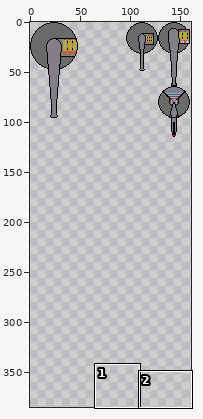
File history of a pixel-art file, assets/Aesprite/Weapons_Tileset.aseprite. The picture above shows the old version from afar; the outline marks the close-up.
Close-up. Earlier state:
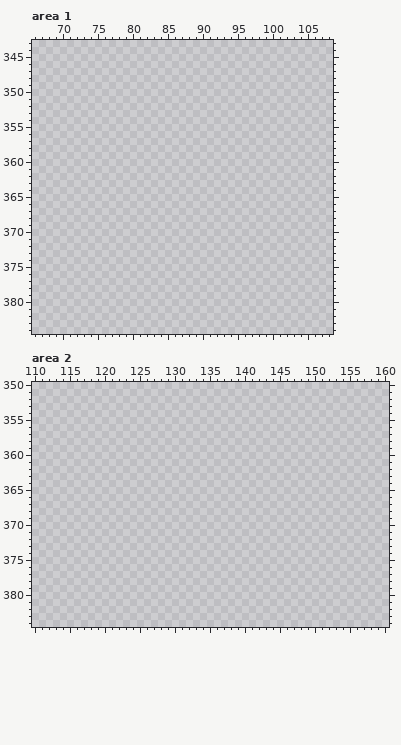
161x385 pixels, 1 frame. Shown: area 1: x 66..108, y 343..384; area 2: x 110..160, y 350..384.
New version:
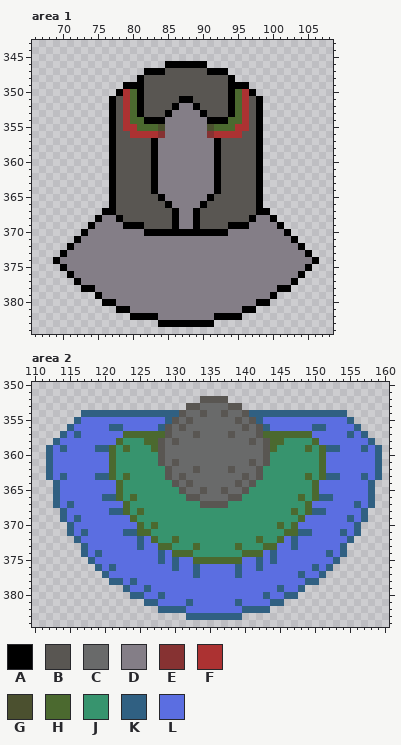
Palette (. is transparent): A #000000  B #595652  C #696a6a  D #847e87  E #863232  F #ac3232  G #4b502f  H #4b692f  J #37946e  K #306082  L #5b6ee1
Change:
--- area 1
@@ x 66..108 @@
 345 ...........................................
-346 ...........................................
-347 ...........................................
-348 ...........................................
-349 ...........................................
-350 ...........................................
-351 ...........................................
-352 ...........................................
-353 ...........................................
-354 ...........................................
-355 ...........................................
-356 ...........................................
-357 ...........................................
-358 ...........................................
-359 ...........................................
-360 ...........................................
-361 ...........................................
-362 ...........................................
-363 ...........................................
-364 ...........................................
-365 ...........................................
-366 ...........................................
-367 ...........................................
-368 ...........................................
-369 ...........................................
-370 ...........................................
-371 ...........................................
-372 ...........................................
-373 ...........................................
-374 ...........................................
-375 ...........................................
-376 ...........................................
-377 ...........................................
-378 ...........................................
-379 ...........................................
-380 ...........................................
-381 ...........................................
-382 ...........................................
-383 ...........................................
+346 ...................AAAAAA..................
+347 ................AAABBBBBBAAA...............
+348 ...............ABBBBBBBBBBBBA..............
+349 .............AAABBBBBBBBBBBBAAA............
+350 ............AFHABBBBBBBBBBBBAHFA...........
+351 ...........ABFHABBBBBAABBBBBAHFBA..........
+352 ...........ABFHABBBBADDABBBBAHFBA..........
+353 ...........ABFHABBBADDDDABBBAHFBA..........
+354 ...........ABFHHAAADDDDDDAAAHHFBA..........
+355 ...........ABFFHHHGDDDDDDGHHHFFBA..........
+356 ...........ABBFFFFEDDDDDDEFFFFBBA..........
+357 ...........ABBBBBADDDDDDDDABBBBBA..........
+358 ...........ABBBBBADDDDDDDDABBBBBA..........
+359 ...........ABBBBBADDDDDDDDABBBBBA..........
+360 ...........ABBBBBADDDDDDDDABBBBBA..........
+361 ...........ABBBBBADDDDDDDDABBBBBA..........
+362 ...........ABBBBBADDDDDDDDABBBBBA..........
+363 ...........ABBBBBADDDDDDDDABBBBBA..........
+364 ...........ABBBBBADDDDDDDDABBBBBA..........
+365 ...........ABBBBBBADDDDDDABBBBBBA..........
+366 ...........ABBBBBBBADDDDABBBBBBBA..........
+367 ..........AABBBBBBBBADDABBBBBBBBAA.........
+368 .........ADDABBBBBBBADDABBBBBBBADDA........
+369 ........ADDDDAAABBBBADDABBBBAAADDDDA.......
+370 .......ADDDDDDDDAAAAAAAAAAAADDDDDDDDA......
+371 ......ADDDDDDDDDDDDDDDDDDDDDDDDDDDDDDA.....
+372 .....ADDDDDDDDDDDDDDDDDDDDDDDDDDDDDDDDA....
+373 ....ADDDDDDDDDDDDDDDDDDDDDDDDDDDDDDDDDDA...
+374 ...ADDDDDDDDDDDDDDDDDDDDDDDDDDDDDDDDDDDDA..
+375 ....ADDDDDDDDDDDDDDDDDDDDDDDDDDDDDDDDDDA...
+376 .....ADDDDDDDDDDDDDDDDDDDDDDDDDDDDDDDDA....
+377 ......ADDDDDDDDDDDDDDDDDDDDDDDDDDDDDDA.....
+378 .......AADDDDDDDDDDDDDDDDDDDDDDDDDDAA......
+379 .........ADDDDDDDDDDDDDDDDDDDDDDDDA........
+380 ..........AADDDDDDDDDDDDDDDDDDDDAA.........
+381 ............AADDDDDDDDDDDDDDDDAA...........
+382 ..............AAAADDDDDDDDAAAA.............
+383 ..................AAAAAAAA.................
 384 ...........................................
--- area 2
@@ x 110..160 @@
 351 ...................................................
-352 ...................................................
-353 ...................................................
-354 ...................................................
-355 ...................................................
-356 ...................................................
-357 ...................................................
-358 ...................................................
-359 ...................................................
-360 ...................................................
-361 ...................................................
-362 ...................................................
-363 ...................................................
-364 ...................................................
-365 ...................................................
-366 ...................................................
-367 ...................................................
-368 ...................................................
-369 ...................................................
-370 ...................................................
-371 ...................................................
-372 ...................................................
-373 ...................................................
-374 ...................................................
-375 ...................................................
-376 ...................................................
-377 ...................................................
-378 ...................................................
-379 ...................................................
-380 ...................................................
-381 ...................................................
-382 ...................................................
-383 ...................................................
+352 ........................BBBB.......................
+353 ......................BBCCCCBB.....................
+354 .......KKKKKKKKKKKKKKBCCBCCBCCBKKKKKKKKKKKKKK......
+355 ......KLLLLLLLLLLLLKBCBCCCCCCBCBKLLLLLLLLLLLLK.....
+356 .....KLLLLLKKLLLLLKBCBCCCCCCCCBCBKLLLLLLKKLLLLK....
+357 ....KLKLLLLLLHHHHHHBCCCBCCCCBCCCBHHHHHHHLLLLLKLK...
+358 ...KLLLLLLLLHJJJHHBCBCCCCCCCCCCBCBHHJJJJHLLLLLLLK..
+359 ..KLKLLLLKKHJHJJJHBCCCCCCCCCCCCCCBHJJJJHJHKKLLLKLK.
+360 ..KLLLLLLLLHJJJJJJBCCCCCCCCCCCCCCBJJJJJJJHLLLLLLLK.
+361 ..KLLLLLLLLHJJJJJJBCBCCCCCCCCCCBCBJJJJJJJHLLLLLLLK.
+362 ..KLLLLLLLLHJJJJJJJBCCCBCCCCBCCCBJJJJJJJJHLLLLLLLK.
+363 ..KLKLLLLKKHJHJJJJJBCBCCCCCCCCBCBJJJJJJHJHKKLLLKLK.
+364 ...KLLLLLLLLHJJJJJJJBCBCCCCCCBCBJJJJJJJJHLLLLLLLK..
+365 ...KLLLLLLLLHJJJJJJJJBCCBCCBCCBJJJJJJJJJHLLLLLLLK..
+366 ...KLLLLLLKKHJHJJJJJJJBBCCCCBBJJJJJJJJHJHKKLLLLLK..
+367 ...KLKLLLLLLLHJJJJJJJJJJBBBBJJJJJJJJJJJHLLLLLLKLK..
+368 ....KLLLLLLKKHJHJJJJJJJJJJJJJJJJJJJJJHJHKKLLLLLK...
+369 ....KLKLLLLLLLHJJJJJJJJJJJJJJJJJJJJJJJHLLLLLLKLK...
+370 .....KLLLLLLLLLHJHJJJJJJJJJJJJJJJJJHJHLLLLLLLLK....
+371 .....KLKLLLLLKKHHJJJJJJJJJJJJJJJJJJJHHKKLLLLKLK....
+372 ......KLLLLLLLLKLHJJHJJJJJJJJJJJHJJHLKLLLLLLLK.....
+373 .......KLLLLLLLKLLHHJJJHJJJJJHJJJHHLLKLLLLLLK......
+374 .......KLKLLLLLLLLKLHHHJJJJJJJHHHLKLLLLLLLKLK......
+375 ........KLLLLLLLLLKLKLLHHHHHHHLLKLKLLLLLLLLK.......
+376 .........KLKLLLLLLLLKLLKLLLLLKLLKLLLLLLLKLK........
+377 ..........KLLLLLLLLLLLLKLLLLLKLLLLLLLLKLLK.........
+378 ...........KKLKLLLLLLLLLLLLLLLLLLLLLLLLKK..........
+379 .............KLLKLLLLLLLLLLLLLLLLLLKLLK............
+380 ..............KKLLKLLLLLLLLLLLLLLKLLKK.............
+381 ................KKLLLLKLLLLLLKLLLLKK...............
+382 ..................KKKKLLLLLLLLKKKK.................
+383 ......................KKKKKKKK.....................
 384 ...................................................
Pixel boxes of the changes (left, top, right, bottom) in both close-ups:
added: (53, 61, 319, 327)
added: (46, 396, 382, 620)
